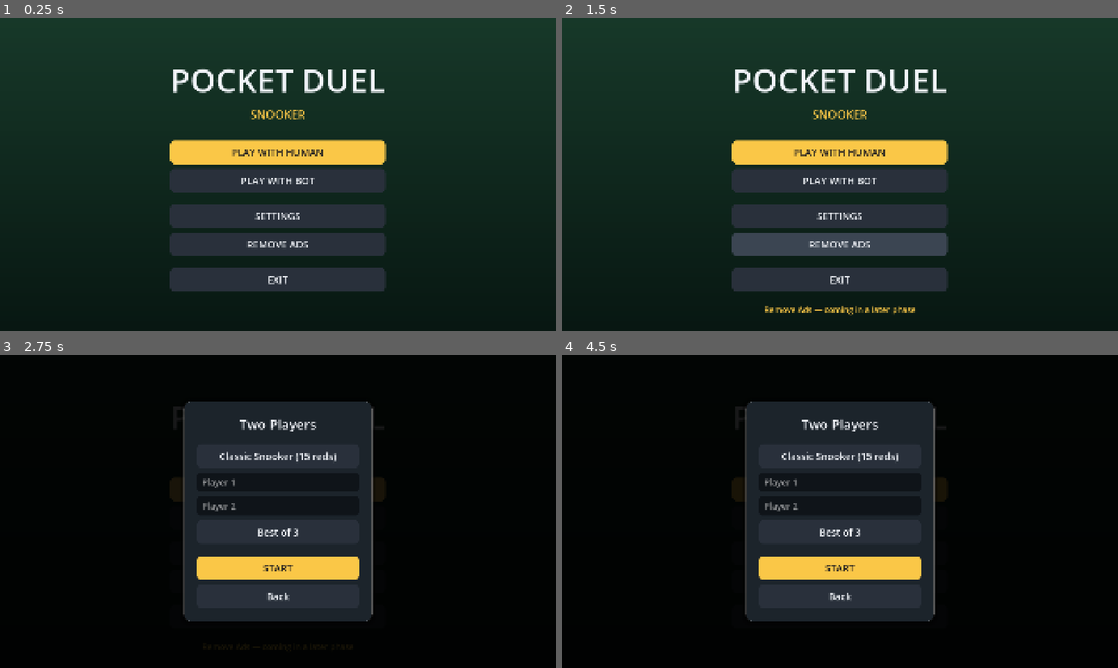
Above: before the commit, frames 1-4 (two rows, left to right).
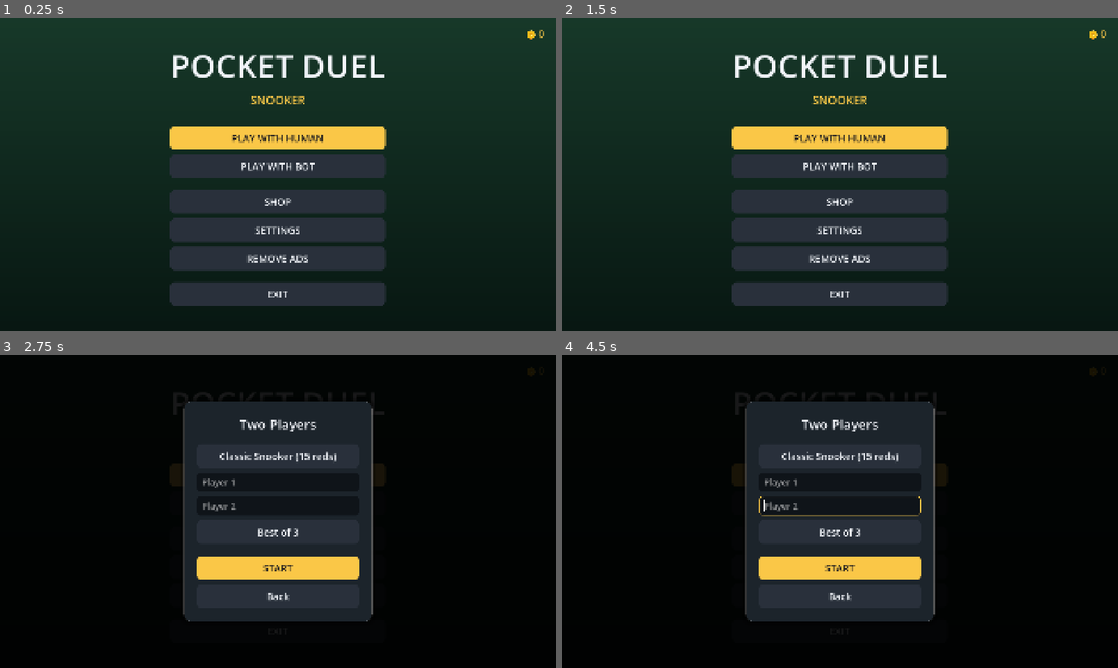
Above: after the commit, the same moments.

Repository: SaadiDK-003/pocket_duel
Game: Godot game, scene res://scenes/main_menu/main_menu.tscn
Two runs of this game, one before a commit and one after it. Both use one fixed random seed, a clock stepped at 60 frames per second and the inputs below.
Inputs (mouse positions are in pixels of both pictures, inside the frame that each line leads up to):
- Up to frame 1 (0.25 s): no input
- Up to frame 2 (1.5 s): click (840, 202) at 0.5 s, where only the run after the commit has a clickable "SHOP"; click (840, 240) at 1.25 s, where only the run after the commit has a clickable "Back"
- Up to frame 3 (2.75 s): click "PLAY WITH HUMAN" at 2 s
- Up to frame 4 (4.5 s): click "Back" at 2.75 s; click "PLAY WITH HUMAN" at 3.5 s; click "PLAY WITH BOT" at 4.25 s

The runs differ from the first frame. In frame 1, 16% of the frame differs, in the area x 30-98%, y 3-92%; in frame 2, 17%, in the area x 30-98%, y 3-96%; in frame 3, less than 0.1%; in frame 4, 0.2%.

Commit message:
Progression: coins + cosmetics shop (table cloths & cue skins)
- Earn coins from play (+10 per frame won, +50 + top break per match); persisted
- Cosmetics catalogue (5 table cloths, 5 cue skins) with prices
- Shop panel: buy with coins, equip; shows balance, owned/using state; reused
  panel styling. Coin balance shown on the main menu.
- Selected cloth themes the whole table (felt + cushions); selected cue skins
  the cue stick. All choices persist in the profile.
- Validated: buy/select/persistence, shop render, themed table render

Co-Authored-By: Claude Opus 4.8 <noreply@anthropic.com>

Diff:
--- a/scripts/main_menu/main_menu.gd
+++ b/scripts/main_menu/main_menu.gd
@@ -16,6 +16,8 @@
 var _toast: Label
 var _modal: Control
 var _settings: SettingsPanel
+var _shop: ShopPanel
+var _coins: Label
 
 
 func _ready() -> void:
@@ -54,10 +56,22 @@
 	_button(vb, "PLAY WITH HUMAN", func(): _show_prematch(false), true)
 	_button(vb, "PLAY WITH BOT", func(): _show_prematch(true), false)
 	_spacer(vb, 8)
+	_button(vb, "SHOP", _show_shop, false)
 	_button(vb, "SETTINGS", _show_settings, false)
 	_button(vb, "REMOVE ADS", func(): _toast_show("Remove Ads — coming in a later phase"), false)
 	_spacer(vb, 8)
 	_button(vb, "EXIT", func(): get_tree().quit(), false)
+
+	# Coin balance, top-right.
+	_coins = Label.new()
+	_coins.set_anchors_and_offsets_preset(Control.PRESET_TOP_RIGHT)
+	_coins.position += Vector2(-260, 30)
+	_coins.size = Vector2(220, 40)
+	_coins.horizontal_alignment = HORIZONTAL_ALIGNMENT_RIGHT
+	_coins.add_theme_font_size_override("font_size", 34)
+	_coins.add_theme_color_override("font_color", ACCENT)
+	add_child(_coins)
+	_update_coins()
 
 	_toast = Label.new()
 	_toast.set_anchors_and_offsets_preset(Control.PRESET_CENTER_BOTTOM)
@@ -256,6 +270,18 @@
 	_settings.open()
 
 
+func _show_shop() -> void:
+	if not is_instance_valid(_shop):
+		_shop = ShopPanel.new()
+		add_child(_shop)
+		_shop.closed.connect(_update_coins)
+	_shop.open()
+
+
+func _update_coins() -> void:
+	_coins.text = "🪙 %d" % GameState.coins
+
+
 func _toast_show(text: String) -> void:
 	_toast.text = text
 	_toast.show()
--- /dev/null
+++ b/scripts/shared/cosmetics.gd
@@ -0,0 +1,23 @@
+class_name Cosmetics
+extends RefCounted
+
+## Catalogue of unlockable cosmetics (table cloths and cue skins). Purely data;
+## GameState owns what's unlocked/selected and the coin balance.
+
+const CLOTHS: Dictionary = {
+	"green":    {"name": "Classic Green", "price": 0,   "color": Color(0.055, 0.42, 0.22)},
+	"blue":     {"name": "Royal Blue",    "price": 150, "color": Color(0.09, 0.30, 0.52)},
+	"maroon":   {"name": "Maroon",        "price": 150, "color": Color(0.42, 0.10, 0.14)},
+	"purple":   {"name": "Purple",        "price": 200, "color": Color(0.28, 0.13, 0.44)},
+	"charcoal": {"name": "Charcoal",      "price": 250, "color": Color(0.16, 0.18, 0.21)},
+}
+const CLOTH_ORDER: Array = ["green", "blue", "maroon", "purple", "charcoal"]
+
+const CUES: Dictionary = {
+	"classic": {"name": "Classic", "price": 0,   "color": Color(0.86, 0.66, 0.36)},
+	"maple":   {"name": "Maple",   "price": 100, "color": Color(0.82, 0.66, 0.44)},
+	"ebony":   {"name": "Ebony",   "price": 120, "color": Color(0.16, 0.13, 0.11)},
+	"crimson": {"name": "Crimson", "price": 150, "color": Color(0.72, 0.20, 0.16)},
+	"azure":   {"name": "Azure",   "price": 150, "color": Color(0.20, 0.42, 0.78)},
+}
+const CUE_ORDER: Array = ["classic", "maple", "ebony", "crimson", "azure"]
--- a/scripts/shared/game_state.gd
+++ b/scripts/shared/game_state.gd
@@ -18,6 +18,12 @@
 var tap_to_shoot: bool = true    # true = drag-aim then tap SHOOT; false = release to fire.
 var shot_timer: int = 0          # Seconds per shot (0 = off).
 
+# --- Progression (persisted) ---
+var coins: int = 0
+var owned: Array = ["green", "classic"]   # Unlocked cosmetic ids (defaults free).
+var selected_cloth: String = "green"
+var selected_cue: String = "classic"
+
 
 func _ready() -> void:
 	load_settings()
@@ -30,6 +36,10 @@
 	c.set_value("haptics", "vibration", vibration_enabled)
 	c.set_value("gameplay", "tap_to_shoot", tap_to_shoot)
 	c.set_value("gameplay", "shot_timer", shot_timer)
+	c.set_value("profile", "coins", coins)
+	c.set_value("profile", "owned", owned)
+	c.set_value("profile", "selected_cloth", selected_cloth)
+	c.set_value("profile", "selected_cue", selected_cue)
 	c.save(SETTINGS_PATH)
 
 
@@ -42,6 +52,48 @@
 	vibration_enabled = c.get_value("haptics", "vibration", true)
 	tap_to_shoot = c.get_value("gameplay", "tap_to_shoot", true)
 	shot_timer = c.get_value("gameplay", "shot_timer", 0)
+	coins = c.get_value("profile", "coins", 0)
+	owned = c.get_value("profile", "owned", ["green", "classic"])
+	selected_cloth = c.get_value("profile", "selected_cloth", "green")
+	selected_cue = c.get_value("profile", "selected_cue", "classic")
+
+
+## --- Progression helpers ---
+func cloth_color() -> Color:
+	return Cosmetics.CLOTHS.get(selected_cloth, Cosmetics.CLOTHS["green"])["color"]
+
+
+func cue_color() -> Color:
+	return Cosmetics.CUES.get(selected_cue, Cosmetics.CUES["classic"])["color"]
+
+
+func is_owned(id: String) -> bool:
+	return id in owned
+
+
+func add_coins(amount: int) -> void:
+	coins += amount
+	save_settings()
+
+
+## Buy an item if affordable and not owned. Returns true on success.
+func buy(id: String, price: int) -> bool:
+	if is_owned(id) or coins < price:
+		return false
+	coins -= price
+	owned.append(id)
+	save_settings()
+	return true
+
+
+func select_cloth(id: String) -> void:
+	selected_cloth = id
+	save_settings()
+
+
+func select_cue(id: String) -> void:
+	selected_cue = id
+	save_settings()
 
 
 func reset_settings() -> void:
--- /dev/null
+++ b/scripts/shared/shop_panel.gd
@@ -0,0 +1,184 @@
+class_name ShopPanel
+extends CanvasLayer
+
+## Cosmetics shop: spend coins to unlock table cloths and cue skins, and select
+## which to use. Buying/selecting saves to GameState immediately.
+
+signal closed
+
+const ACCENT: Color = Color(0.98, 0.78, 0.28)
+const TEXT: Color = Color(0.95, 0.96, 0.98)
+const TEXT_DIM: Color = Color(0.62, 0.67, 0.74)
+const BTN: Color = Color(0.16, 0.19, 0.23)
+const PANEL: Color = Color(0.11, 0.14, 0.17)
+
+var _root: Control
+var _msg: Label
+
+
+func _ready() -> void:
+	layer = 15
+	_root = Control.new()
+	_root.set_anchors_and_offsets_preset(Control.PRESET_FULL_RECT)
+	_root.mouse_filter = Control.MOUSE_FILTER_STOP
+	add_child(_root)
+	visible = false
+
+
+func open() -> void:
+	_build()
+	visible = true
+
+
+func close() -> void:
+	visible = false
+	closed.emit()
+
+
+func _build() -> void:
+	for c in _root.get_children():
+		c.queue_free()
+
+	var dim := ColorRect.new()
+	dim.color = Color(0, 0, 0, 0.85)
+	dim.set_anchors_and_offsets_preset(Control.PRESET_FULL_RECT)
+	_root.add_child(dim)
+
+	var center := CenterContainer.new()
+	center.set_anchors_and_offsets_preset(Control.PRESET_FULL_RECT)
+	_root.add_child(center)
+
+	var pc := PanelContainer.new()
+	var st := StyleBoxFlat.new()
+	st.bg_color = PANEL
+	st.set_corner_radius_all(24)
+	st.set_border_width_all(2)
+	st.border_color = Color(1, 1, 1, 0.08)
+	pc.add_theme_stylebox_override("panel", st)
+	center.add_child(pc)
+
+	var margin := MarginContainer.new()
+	for side in ["left", "right", "top", "bottom"]:
+		margin.add_theme_constant_override("margin_" + side, 40)
+	pc.add_child(margin)
+
+	var vb := VBoxContainer.new()
+	vb.add_theme_constant_override("separation", 12)
+	margin.add_child(vb)
+
+	# Header: title + coin balance.
+	var header := HBoxContainer.new()
+	var title := Label.new()
+	title.text = "SHOP"
+	title.size_flags_horizontal = Control.SIZE_EXPAND_FILL
+	title.add_theme_font_size_override("font_size", 44)
+	title.add_theme_color_override("font_color", TEXT)
+	header.add_child(title)
+	var coins := Label.new()
+	coins.text = "🪙 %d" % GameState.coins
+	coins.add_theme_font_size_override("font_size", 34)
+	coins.add_theme_color_override("font_color", ACCENT)
+	header.add_child(coins)
+	vb.add_child(header)
+
+	_section(vb, "TABLE CLOTH", Cosmetics.CLOTH_ORDER, Cosmetics.CLOTHS, "cloth", GameState.selected_cloth)
+	_section(vb, "CUE", Cosmetics.CUE_ORDER, Cosmetics.CUES, "cue", GameState.selected_cue)
+
+	_msg = Label.new()
+	_msg.horizontal_alignment = HORIZONTAL_ALIGNMENT_CENTER
+	_msg.custom_minimum_size = Vector2(0, 26)
+	_msg.add_theme_font_size_override("font_size", 22)
+	_msg.add_theme_color_override("font_color", Color(1, 0.5, 0.4))
+	vb.add_child(_msg)
+
+	var back := Button.new()
+	back.text = "Back"
+	back.custom_minimum_size = Vector2(0, 72)
+	back.size_flags_horizontal = Control.SIZE_EXPAND_FILL
+	back.add_theme_font_size_override("font_size", 32)
+	back.add_theme_stylebox_override("normal", _bstyle(ACCENT))
+	back.add_theme_stylebox_override("hover", _bstyle(ACCENT.lightened(0.1)))
+	back.add_theme_stylebox_override("pressed", _bstyle(ACCENT.darkened(0.1)))
+	back.add_theme_color_override("font_color", Color(0.1, 0.1, 0.12))
+	back.add_theme_color_override("font_hover_color", Color(0.1, 0.1, 0.12))
+	back.pressed.connect(func(): Audio.play("ui_click"); close())
+	vb.add_child(back)
+
+
+func _section(parent: Node, heading: String, order: Array, catalogue: Dictionary, kind: String, selected: String) -> void:
+	var h := Label.new()
+	h.text = heading
+	h.add_theme_font_size_override("font_size", 24)
+	h.add_theme_color_override("font_color", TEXT_DIM)
+	parent.add_child(h)
+
+	var row := HBoxContainer.new()
+	row.add_theme_constant_override("separation", 12)
+	parent.add_child(row)
+	for id in order:
+		row.add_child(_swatch(kind, id, catalogue[id], id == selected))
+
+
+func _swatch(kind: String, id: String, item: Dictionary, is_selected: bool) -> Control:
+	var owned: bool = GameState.is_owned(id)
+	var box := VBoxContainer.new()
+	box.add_theme_constant_override("separation", 4)
+
+	var b := Button.new()
+	b.custom_minimum_size = Vector2(96, 82)
+	var sb := StyleBoxFlat.new()
+	sb.bg_color = item["color"]
+	sb.set_corner_radius_all(12)
+	sb.set_border_width_all(4 if is_selected else 1)
+	sb.border_color = ACCENT if is_selected else Color(1, 1, 1, 0.15)
+	b.add_theme_stylebox_override("normal", sb)
+	b.add_theme_stylebox_override("hover", sb)
+	b.add_theme_stylebox_override("pressed", sb)
+	b.pressed.connect(func(): _pick(kind, id, item["price"]))
+	box.add_child(b)
+
+	var lbl := Label.new()
+	lbl.horizontal_alignment = HORIZONTAL_ALIGNMENT_CENTER
+	lbl.add_theme_font_size_override("font_size", 18)
+	if is_selected:
+		lbl.text = "✓ Using"
+		lbl.add_theme_color_override("font_color", ACCENT)
+	elif owned:
+		lbl.text = "Owned"
+		lbl.add_theme_color_override("font_color", TEXT_DIM)
+	else:
+		lbl.text = "🪙 %d" % item["price"]
+		lbl.add_theme_color_override("font_color", TEXT)
+	box.add_child(lbl)
+	return box
+
+
+func _pick(kind: String, id: String, price: int) -> void:
+	Audio.play("ui_click")
+	if GameState.is_owned(id):
+		_select(kind, id)
+	elif GameState.buy(id, price):
+		_select(kind, id)
+	else:
+		if _msg:
+			_msg.text = "Not enough coins"
+		return
+	_build()   # Refresh selection / balance / labels.
+
+
+func _select(kind: String, id: String) -> void:
+	if kind == "cloth":
+		GameState.select_cloth(id)
+	else:
+		GameState.select_cue(id)
+
+
+func _bstyle(bg: Color) -> StyleBoxFlat:
+	var s := StyleBoxFlat.new()
+	s.bg_color = bg
+	s.set_corner_radius_all(16)
+	s.content_margin_left = 24
+	s.content_margin_right = 24
+	s.content_margin_top = 12
+	s.content_margin_bottom = 12
+	return s
--- a/scripts/snooker/cue.gd
+++ b/scripts/snooker/cue.gd
@@ -239,7 +239,7 @@
 	var pull_back: float = cue_ball.radius + 14.0 + power * 90.0
 	var tip: Vector2 = origin - dir * pull_back
 	var butt: Vector2 = tip - dir * 230.0
-	draw_line(tip, butt, Color(0.86, 0.66, 0.36), 6.0)
+	draw_line(tip, butt, GameState.cue_color(), 6.0)            # selected cue skin
 	draw_line(tip, tip - dir * 26.0, Color(0.2, 0.5, 0.7), 6.0)  # blue ferrule
 
 
--- a/scripts/snooker/game_manager.gd
+++ b/scripts/snooker/game_manager.gd
@@ -700,6 +700,8 @@
 	var needed := GameState.best_of / 2 + 1
 	if turn.frames_won[winner] >= needed:
 		_match_over = true
+		var reward := 50 + top_break        # Coins for winning the match.
+		GameState.add_coins(reward)
 		_celebrate()
 		overlay.show_menu(
 			"🏆  %s WINS!" % turn.names[winner],
@@ -707,18 +709,19 @@
 				{"text": "New Match", "callable": _restart_frame},
 				{"text": "Main Menu", "callable": _quit_to_menu},
 			],
-			"%d – %d frames   ·   Top break %d" % [
-				turn.frames_won[winner], turn.frames_won[1 - winner], top_break])
+			"%d – %d frames   ·   Top break %d   ·   +%d coins" % [
+				turn.frames_won[winner], turn.frames_won[1 - winner], top_break, reward])
 	else:
+		GameState.add_coins(10)             # Coins for winning a frame.
 		overlay.show_menu(
 			"%s wins the frame" % turn.names[winner],
 			[
 				{"text": "Next Frame", "callable": _next_frame},
 				{"text": "Main Menu", "callable": _quit_to_menu},
 			],
-			"%d – %d   ·   match %d–%d   ·   top break %d" % [
+			"%d – %d   ·   match %d–%d   ·   +10 coins" % [
 				turn.scores[winner], turn.scores[1 - winner],
-				turn.frames_won[0], turn.frames_won[1], top_break])
+				turn.frames_won[0], turn.frames_won[1]])
 
 
 ## Confetti burst over the whole screen for a match win.
--- a/scripts/snooker/table.gd
+++ b/scripts/snooker/table.gd
@@ -45,6 +45,12 @@
 
 func setup(rect: Rect2) -> void:
 	play_rect = rect
+	# Apply the selected table cloth (felt + cushions derive from one colour).
+	felt_color = GameState.cloth_color()
+	felt_light = felt_color.lightened(0.16)
+	felt_dark = felt_color.darkened(0.34)
+	cushion_color = felt_color.darkened(0.20)
+	cushion_top = felt_color.lightened(0.24)
 	_compute_geometry()
 	_build_pockets()
 	queue_redraw()
Not shown, added: scripts/shared/cosmetics.gd.uid
Not shown, added: scripts/shared/shop_panel.gd.uid
